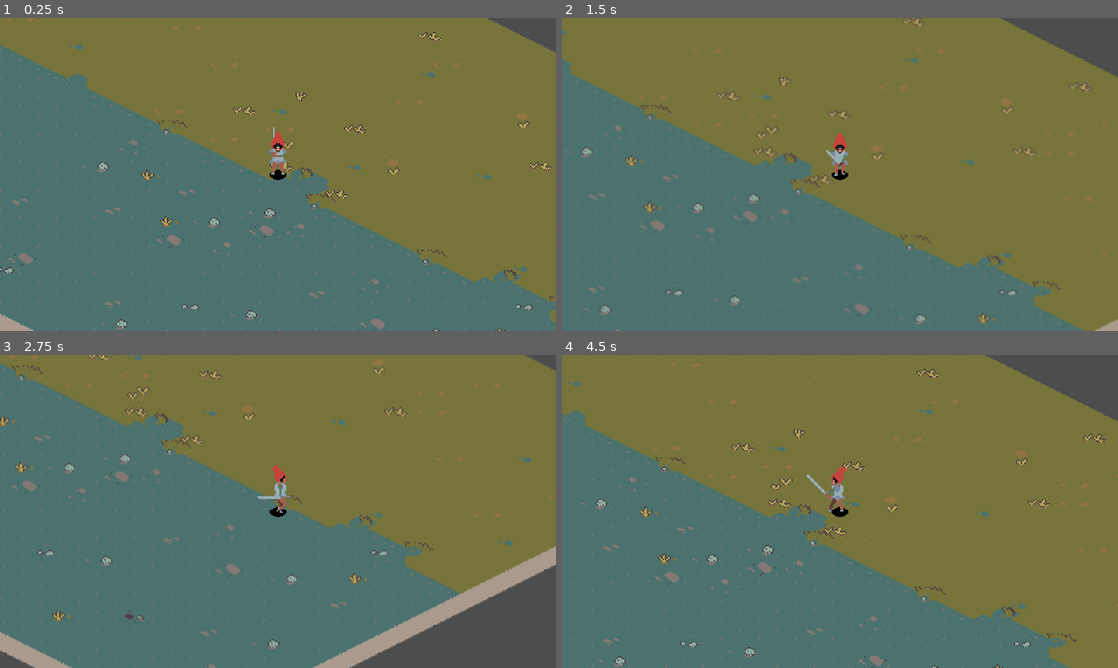
Above: before the commit, frames 1-4 (two rows, left to right).
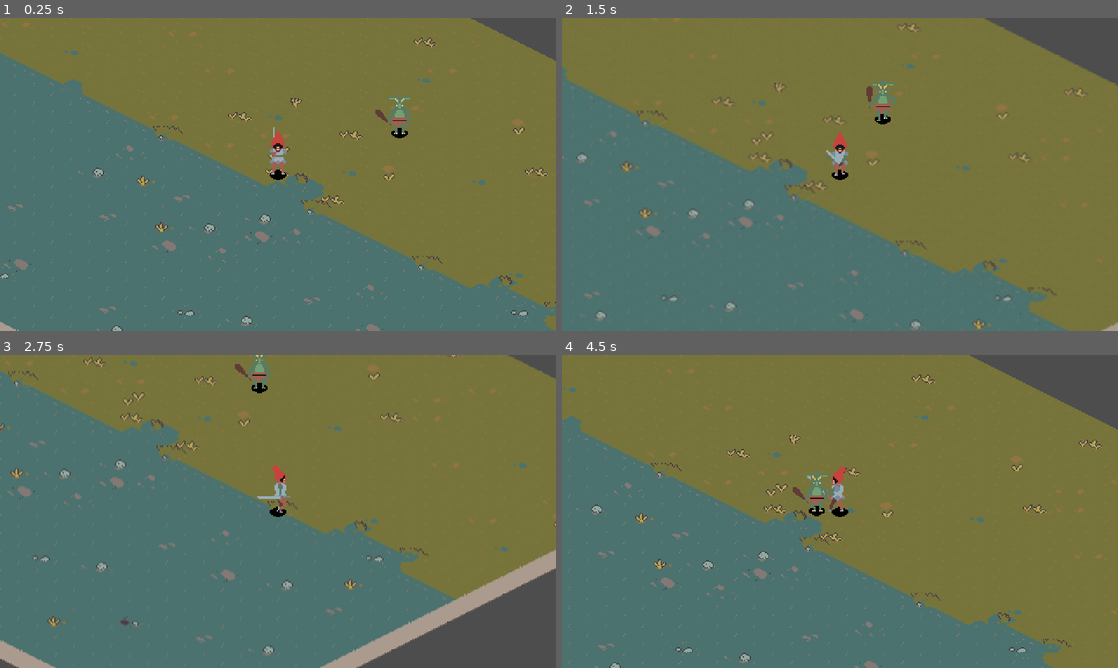
Above: after the commit, the same moments.

Repository: BadDimensions/shining-iso
Game: Godot game, scene res://main_game_scene.tscn
The game is run twice, just before and just after one commit, with the same random seed, the same clock (stepped at 60 frames per second) and the same inputs.
Inputs:
- Up to frame 1 (0.25 s): no input
- Up to frame 2 (1.5 s): hold Right (right) 0.53-1.28 s; hold Z (attack) 0.53-1.28 s; hold Down (down) from 1.28 s (still down); tap Z (attack) at 1.35 s
- Up to frame 3 (2.75 s): release Down (down) at 2.03 s; hold Right (right) from 2.03 s (still down); hold Z (attack) from 2.03 s (still down)
- Up to frame 4 (4.5 s): release Right (right) at 2.78 s; release Z (attack) at 2.78 s; hold Up (up) 2.78-3.53 s; tap Z (attack) at 2.85, 4.35 s; hold Z (attack) 3.53-4.28 s; hold Left (left) from 3.53 s (still down)

The runs differ from the first frame. In frame 1, 9.1% of the frame differs, in the area x 0-100%, y 0-100%; in frame 2, 6.7%; in frame 3, 8.2%; in frame 4, 9.3%.

Commit message:
goblin

Diff:
--- /dev/null
+++ b/enemies/gorblin.gd
@@ -0,0 +1,94 @@
+class_name Enemy extends CharacterBody2D
+
+signal direction_changed(new_direction : Vector2)
+signal enemy_damaged
+signal enemy_destroyed
+
+const DIR_8 = [
+	Vector2(1, 0),    # right
+	Vector2(1, 1),    # down-right
+	Vector2(0, 1),    # down
+	Vector2(-1, 1),   # down-left
+	Vector2(-1, 0),   # left
+	Vector2(-1, -1),  # up-left
+	Vector2(0, -1),   # up
+	Vector2(1, -1)    # up-right
+]
+
+@export var hp : int = 3
+
+var cardinal_direction : Vector2 = Vector2.DOWN
+var direction : Vector2 = Vector2.ZERO
+var last_direction: Vector2 = Vector2.DOWN
+var player : Player
+var invulnerable : bool = false
+
+@onready var animation_player: AnimationPlayer = $AnimationPlayer
+@onready var sprite_2d: Sprite2D = $Sprite2D
+@onready var hitbox: Hitbox = $Hitbox
+@onready var enemy_state_machine: Node = $EnemyStateMachine
+
+
+
+func _ready() -> void:
+	enemy_state_machine.Initialize(self)
+	player = PlayerManager.player
+	hitbox.Damaged.connect(_take_damage)
+	pass # Replace with function body.
+
+
+
+func _physics_process(delta):
+	move_and_slide()
+	SetDirection()
+
+
+func SetDirection() -> void:
+	if direction.length() > 0.1:
+		last_direction = direction
+		return
+
+
+	var anim_dir = AnimDirection()
+
+	# Flip only for side animation
+	if direction.x != 0:
+		sprite_2d.scale.x = -1 if direction.x < 0 else 1
+	else:
+		sprite_2d.scale.x = 1
+	# Update cardinal direction (if you still need it)
+	if abs(direction.x) > abs(direction.y):
+		cardinal_direction = Vector2.RIGHT if direction.x > 0 else Vector2.LEFT
+	else:
+		cardinal_direction = Vector2.DOWN if direction.y > 0 else Vector2.UP
+
+	direction_changed.emit(cardinal_direction)
+
+func UpdateAnimation(state : String) -> void:
+	animation_player.play( state + "_" + AnimDirection())
+
+func AnimDirection() -> String:
+	var dir = direction
+	if dir.length() < 0.1:
+		dir = last_direction
+
+	if dir.y < 0 and abs(dir.x) < 0.5:
+		return "up"
+	elif dir.y > 0 and abs(dir.x) < 0.5:
+		return "down"
+	elif dir.y < 0:
+		return "diagonal_up"
+	elif dir.y > 0:
+		return "diagonal_down"
+	else:
+		return "side"
+
+
+func _take_damage( damage : int) -> void:
+	if invulnerable == true:
+		return
+	hp -= damage
+	if hp > 0:
+		enemy_damaged.emit()
+	else:
+		enemy_destroyed.emit()
--- /dev/null
+++ b/enemies/gorblin.tscn
@@ -0,0 +1,453 @@
+[gd_scene format=3 uid="uid://dw73j2t5sd1wp"]
+
+[ext_resource type="Script" uid="uid://la0qinddc0ln" path="res://enemies/gorblin.gd" id="1_3q6jj"]
+[ext_resource type="Texture2D" uid="uid://cw7qlm5bnagy8" path="res://sprite_sheets/gorblin.png" id="1_04rfj"]
+[ext_resource type="Texture2D" uid="uid://bia2s1khi1ec4" path="res://enemies/shadow.png" id="2_xvj7g"]
+[ext_resource type="Script" uid="uid://bkv5sfdd4ugal" path="res://scripts/hurtbox.gd" id="3_g6mnb"]
+[ext_resource type="Script" uid="uid://dyt4d0uibscpl" path="res://enemies/states/EnemyStateMachine.gd" id="4_mkrqk"]
+[ext_resource type="Script" uid="uid://dwv7neum3vd4c" path="res://scripts/hitbox.gd" id="4_xvj7g"]
+[ext_resource type="Script" uid="uid://ccv78enamkswl" path="res://enemies/states/Enemy_State_Idle.gd" id="5_mkrqk"]
+[ext_resource type="Script" uid="uid://dgfy6oawlfbs3" path="res://enemies/states/Enemy_State_Wander.gd" id="6_tu330"]
+[ext_resource type="Script" uid="uid://cogak2qixmfiv" path="res://enemies/states/Enemy_State_Stun.gd" id="7_x10xp"]
+[ext_resource type="Script" uid="uid://6x8vt3tgtqjf" path="res://enemies/states/Enemy_State_Destroy.gd" id="8_irknb"]
+
+[sub_resource type="CapsuleShape2D" id="CapsuleShape2D_04rfj"]
+radius = 12.0
+height = 36.0
+
+[sub_resource type="Animation" id="Animation_irknb"]
+length = 0.001
+tracks/0/type = "value"
+tracks/0/imported = false
+tracks/0/enabled = true
+tracks/0/path = NodePath("Sprite2D:frame")
+tracks/0/interp = 1
+tracks/0/loop_wrap = true
+tracks/0/keys = {
+"times": PackedFloat32Array(0),
+"transitions": PackedFloat32Array(1),
+"update": 1,
+"values": [0]
+}
+
+[sub_resource type="Animation" id="Animation_7bg2j"]
+resource_name = "attack_diagonal_down"
+length = 0.2
+tracks/0/type = "value"
+tracks/0/imported = false
+tracks/0/enabled = true
+tracks/0/path = NodePath("Sprite2D:frame")
+tracks/0/interp = 1
+tracks/0/loop_wrap = true
+tracks/0/keys = {
+"times": PackedFloat32Array(0, 0.10000001, 0.2),
+"transitions": PackedFloat32Array(1, 1, 1),
+"update": 1,
+"values": [43, 44, 45]
+}
+
+[sub_resource type="Animation" id="Animation_rrthw"]
+resource_name = "attack_diagonal_up"
+length = 0.2
+tracks/0/type = "value"
+tracks/0/imported = false
+tracks/0/enabled = true
+tracks/0/path = NodePath("Sprite2D:frame")
+tracks/0/interp = 1
+tracks/0/loop_wrap = true
+tracks/0/keys = {
+"times": PackedFloat32Array(0, 0.10000001, 0.2),
+"transitions": PackedFloat32Array(1, 1, 1),
+"update": 1,
+"values": [49, 50, 51]
+}
+
+[sub_resource type="Animation" id="Animation_ffrfj"]
+resource_name = "attack_down"
+length = 0.2
+tracks/0/type = "value"
+tracks/0/imported = false
+tracks/0/enabled = true
+tracks/0/path = NodePath("Sprite2D:frame")
+tracks/0/interp = 1
+tracks/0/loop_wrap = true
+tracks/0/keys = {
+"times": PackedFloat32Array(0, 0.10000001, 0.2),
+"transitions": PackedFloat32Array(1, 1, 1),
+"update": 1,
+"values": [40, 41, 42]
+}
+
+[sub_resource type="Animation" id="Animation_ka85s"]
+resource_name = "attack_side"
+length = 0.2
+tracks/0/type = "value"
+tracks/0/imported = false
+tracks/0/enabled = true
+tracks/0/path = NodePath("Sprite2D:frame")
+tracks/0/interp = 1
+tracks/0/loop_wrap = true
+tracks/0/keys = {
+"times": PackedFloat32Array(0, 0.10000001, 0.2),
+"transitions": PackedFloat32Array(1, 1, 1),
+"update": 1,
+"values": [46, 47, 48]
+}
+
+[sub_resource type="Animation" id="Animation_28eho"]
+resource_name = "attack_up"
+length = 0.2
+tracks/0/type = "value"
+tracks/0/imported = false
+tracks/0/enabled = true
+tracks/0/path = NodePath("Sprite2D:frame")
+tracks/0/interp = 1
+tracks/0/loop_wrap = true
+tracks/0/keys = {
+"times": PackedFloat32Array(0, 0.10000001, 0.2),
+"transitions": PackedFloat32Array(1, 1, 1),
+"update": 1,
+"values": [52, 53, 54]
+}
+
+[sub_resource type="Animation" id="Animation_knksa"]
+resource_name = "destroy"
+
+[sub_resource type="Animation" id="Animation_h1spn"]
+resource_name = "idle_diagonal_down"
+length = 0.2
+loop_mode = 2
+tracks/0/type = "value"
+tracks/0/imported = false
+tracks/0/enabled = true
+tracks/0/path = NodePath("Sprite2D:frame")
+tracks/0/interp = 1
+tracks/0/loop_wrap = true
+tracks/0/keys = {
+"times": PackedFloat32Array(0, 0.10000001, 0.2),
+"transitions": PackedFloat32Array(1, 1, 1),
+"update": 1,
+"values": [3, 4, 5]
+}
+
+[sub_resource type="Animation" id="Animation_k0yaw"]
+resource_name = "idle_diagonal_up"
+length = 0.2
+loop_mode = 2
+tracks/0/type = "value"
+tracks/0/imported = false
+tracks/0/enabled = true
+tracks/0/path = NodePath("Sprite2D:frame")
+tracks/0/interp = 1
+tracks/0/loop_wrap = true
+tracks/0/keys = {
+"times": PackedFloat32Array(0, 0.10000001, 0.2),
+"transitions": PackedFloat32Array(1, 1, 1),
+"update": 1,
+"values": [9, 10, 11]
+}
+
+[sub_resource type="Animation" id="Animation_i4ur1"]
+resource_name = "idle_down"
+length = 0.2
+loop_mode = 2
+tracks/0/type = "value"
+tracks/0/imported = false
+tracks/0/enabled = true
+tracks/0/path = NodePath("Sprite2D:frame")
+tracks/0/interp = 1
+tracks/0/loop_wrap = true
+tracks/0/keys = {
+"times": PackedFloat32Array(0, 0.10000001, 0.2),
+"transitions": PackedFloat32Array(1, 1, 1),
+"update": 1,
+"values": [0, 1, 2]
+}
+
+[sub_resource type="Animation" id="Animation_yt0y1"]
+resource_name = "idle_side"
+length = 0.2
+loop_mode = 2
+tracks/0/type = "value"
+tracks/0/imported = false
+tracks/0/enabled = true
+tracks/0/path = NodePath("Sprite2D:frame")
+tracks/0/interp = 1
+tracks/0/loop_wrap = true
+tracks/0/keys = {
+"times": PackedFloat32Array(0, 0.10000001, 0.2),
+"transitions": PackedFloat32Array(1, 1, 1),
+"update": 1,
+"values": [6, 7, 8]
+}
+
+[sub_resource type="Animation" id="Animation_mgyyi"]
+resource_name = "idle_up"
+length = 0.2
+loop_mode = 2
+tracks/0/type = "value"
+tracks/0/imported = false
+tracks/0/enabled = true
+tracks/0/path = NodePath("Sprite2D:frame")
+tracks/0/interp = 1
+tracks/0/loop_wrap = true
+tracks/0/keys = {
+"times": PackedFloat32Array(0, 0.10000001, 0.2),
+"transitions": PackedFloat32Array(1, 1, 1),
+"update": 1,
+"values": [12, 13, 14]
+}
+
+[sub_resource type="Animation" id="Animation_br7mo"]
+resource_name = "stun_diagonal_down"
+length = 0.1
+tracks/0/type = "value"
+tracks/0/imported = false
+tracks/0/enabled = true
+tracks/0/path = NodePath("Sprite2D:frame")
+tracks/0/interp = 1
+tracks/0/loop_wrap = true
+tracks/0/keys = {
+"times": PackedFloat32Array(0),
+"transitions": PackedFloat32Array(1),
+"update": 1,
+"values": [56]
+}
+
+[sub_resource type="Animation" id="Animation_nbrnj"]
+resource_name = "stun_diagonal_up"
+length = 0.1
+tracks/0/type = "value"
+tracks/0/imported = false
+tracks/0/enabled = true
+tracks/0/path = NodePath("Sprite2D:frame")
+tracks/0/interp = 1
+tracks/0/loop_wrap = true
+tracks/0/keys = {
+"times": PackedFloat32Array(0),
+"transitions": PackedFloat32Array(1),
+"update": 1,
+"values": [58]
+}
+
+[sub_resource type="Animation" id="Animation_frn8x"]
+resource_name = "stun_down"
+length = 0.1
+tracks/0/type = "value"
+tracks/0/imported = false
+tracks/0/enabled = true
+tracks/0/path = NodePath("Sprite2D:frame")
+tracks/0/interp = 1
+tracks/0/loop_wrap = true
+tracks/0/keys = {
+"times": PackedFloat32Array(0),
+"transitions": PackedFloat32Array(1),
+"update": 1,
+"values": [55]
+}
+
+[sub_resource type="Animation" id="Animation_b7jjh"]
+resource_name = "stun_side"
+length = 0.1
+tracks/0/type = "value"
+tracks/0/imported = false
+tracks/0/enabled = true
+tracks/0/path = NodePath("Sprite2D:frame")
+tracks/0/interp = 1
+tracks/0/loop_wrap = true
+tracks/0/keys = {
+"times": PackedFloat32Array(0),
+"transitions": PackedFloat32Array(1),
+"update": 1,
+"values": [57]
+}
+
+[sub_resource type="Animation" id="Animation_pax3l"]
+resource_name = "stun_up"
+length = 0.1
+tracks/0/type = "value"
+tracks/0/imported = false
+tracks/0/enabled = true
+tracks/0/path = NodePath("Sprite2D:frame")
+tracks/0/interp = 1
+tracks/0/loop_wrap = true
+tracks/0/keys = {
+"times": PackedFloat32Array(0),
+"transitions": PackedFloat32Array(1),
+"update": 1,
+"values": [59]
+}
+
+[sub_resource type="Animation" id="Animation_2l3cw"]
+resource_name = "walk_diagonal_down"
+length = 0.5
+loop_mode = 1
+tracks/0/type = "value"
+tracks/0/imported = false
+tracks/0/enabled = true
+tracks/0/path = NodePath("Sprite2D:frame")
+tracks/0/interp = 1
+tracks/0/loop_wrap = true
+tracks/0/keys = {
+"times": PackedFloat32Array(0, 0.10000001, 0.20000002, 0.3, 0.40000004, 0.5),
+"transitions": PackedFloat32Array(1, 1, 1, 1, 1, 1),
+"update": 1,
+"values": [20, 21, 22, 23, 24, 20]
+}
+
+[sub_resource type="Animation" id="Animation_o5r6g"]
+resource_name = "walk_diagonal_up"
+length = 0.5
+loop_mode = 1
+tracks/0/type = "value"
+tracks/0/imported = false
+tracks/0/enabled = true
+tracks/0/path = NodePath("Sprite2D:frame")
+tracks/0/interp = 1
+tracks/0/loop_wrap = true
+tracks/0/keys = {
+"times": PackedFloat32Array(0, 0.10000001, 0.20000002, 0.3, 0.40000004, 0.5),
+"transitions": PackedFloat32Array(1, 1, 1, 1, 1, 1),
+"update": 1,
+"values": [30, 31, 32, 33, 34, 30]
+}
+
+[sub_resource type="Animation" id="Animation_54x7j"]
+resource_name = "walk_down"
+length = 0.5
+loop_mode = 1
+tracks/0/type = "value"
+tracks/0/imported = false
+tracks/0/enabled = true
+tracks/0/path = NodePath("Sprite2D:frame")
+tracks/0/interp = 1
+tracks/0/loop_wrap = true
+tracks/0/keys = {
+"times": PackedFloat32Array(0, 0.10000001, 0.20000002, 0.3, 0.40000004, 0.5),
+"transitions": PackedFloat32Array(1, 1, 1, 1, 1, 1),
+"update": 1,
+"values": [15, 16, 17, 18, 19, 15]
+}
+
+[sub_resource type="Animation" id="Animation_ev405"]
+resource_name = "walk_side"
+length = 0.5
+loop_mode = 1
+tracks/0/type = "value"
+tracks/0/imported = false
+tracks/0/enabled = true
+tracks/0/path = NodePath("Sprite2D:frame")
+tracks/0/interp = 1
+tracks/0/loop_wrap = true
+tracks/0/keys = {
+"times": PackedFloat32Array(0, 0.10000001, 0.20000002, 0.3, 0.40000004, 0.5),
+"transitions": PackedFloat32Array(1, 1, 1, 1, 1, 1),
+"update": 1,
+"values": [25, 26, 27, 28, 29, 25]
+}
+
+[sub_resource type="Animation" id="Animation_ruu43"]
+resource_name = "walk_up"
+length = 0.5
+loop_mode = 1
+tracks/0/type = "value"
+tracks/0/imported = false
+tracks/0/enabled = true
+tracks/0/path = NodePath("Sprite2D:frame")
+tracks/0/interp = 1
+tracks/0/loop_wrap = true
+tracks/0/keys = {
+"times": PackedFloat32Array(0, 0.10000001, 0.20000002, 0.3, 0.40000004, 0.5),
+"transitions": PackedFloat32Array(1, 1, 1, 1, 1, 1),
+"update": 1,
+"values": [35, 36, 37, 38, 39, 39]
+}
+
+[sub_resource type="AnimationLibrary" id="AnimationLibrary_3qvaj"]
+_data = {
+&"RESET": SubResource("Animation_irknb"),
+&"attack_diagonal_down": SubResource("Animation_7bg2j"),
+&"attack_diagonal_up": SubResource("Animation_rrthw"),
+&"attack_down": SubResource("Animation_ffrfj"),
+&"attack_side": SubResource("Animation_ka85s"),
+&"attack_up": SubResource("Animation_28eho"),
+&"destroy": SubResource("Animation_knksa"),
+&"idle_diagonal_down": SubResource("Animation_h1spn"),
+&"idle_diagonal_up": SubResource("Animation_k0yaw"),
+&"idle_down": SubResource("Animation_i4ur1"),
+&"idle_side": SubResource("Animation_yt0y1"),
+&"idle_up": SubResource("Animation_mgyyi"),
+&"stun_diagonal_down": SubResource("Animation_br7mo"),
+&"stun_diagonal_up": SubResource("Animation_nbrnj"),
+&"stun_down": SubResource("Animation_frn8x"),
+&"stun_side": SubResource("Animation_b7jjh"),
+&"stun_up": SubResource("Animation_pax3l"),
+&"walk_diagonal_down": SubResource("Animation_2l3cw"),
+&"walk_diagonal_up": SubResource("Animation_o5r6g"),
+&"walk_down": SubResource("Animation_54x7j"),
+&"walk_side": SubResource("Animation_ev405"),
+&"walk_up": SubResource("Animation_ruu43")
+}
+
+[sub_resource type="CapsuleShape2D" id="CapsuleShape2D_irknb"]
+radius = 12.0
+height = 36.0
+
+[sub_resource type="CircleShape2D" id="CircleShape2D_irknb"]
+
+[node name="gorblin" type="CharacterBody2D" unique_id=720483896]
+collision_layer = 256
+script = ExtResource("1_3q6jj")
+
+[node name="Sprite2D" type="Sprite2D" parent="." unique_id=279699007]
+texture_filter = 1
+texture = ExtResource("1_04rfj")
+hframes = 60
+
+[node name="shadow" type="Sprite2D" parent="Sprite2D" unique_id=455903570]
+show_behind_parent = true
+position = Vector2(32, 1)
+texture = ExtResource("2_xvj7g")
+
+[node name="CollisionShape2D" type="CollisionShape2D" parent="." unique_id=1315272181]
+position = Vector2(0, 11)
+shape = SubResource("CapsuleShape2D_04rfj")
+
+[node name="AnimationPlayer" type="AnimationPlayer" parent="." unique_id=1155982547]
+libraries/ = SubResource("AnimationLibrary_3qvaj")
+
+[node name="EnemyStateMachine" type="Node" parent="." unique_id=1086348308]
+script = ExtResource("4_mkrqk")
+
+[node name="Idle" type="Node" parent="EnemyStateMachine" unique_id=1183297188 node_paths=PackedStringArray("after_idle_state")]
+script = ExtResource("5_mkrqk")
+after_idle_state = NodePath("../Wander")
+
+[node name="Wander" type="Node" parent="EnemyStateMachine" unique_id=412334847 node_paths=PackedStringArray("next_state")]
+script = ExtResource("6_tu330")
+next_state = NodePath("../Idle")
+
+[node name="Stun" type="Node" parent="EnemyStateMachine" unique_id=512521232 node_paths=PackedStringArray("next_state")]
+script = ExtResource("7_x10xp")
+next_state = NodePath("../Idle")
+
+[node name="Destroy" type="Node" parent="EnemyStateMachine" unique_id=2143461096]
+script = ExtResource("8_irknb")
+
+[node name="Hurtbox" type="Area2D" parent="." unique_id=67094015]
+script = ExtResource("3_g6mnb")
+metadata/_custom_type_script = "uid://bkv5sfdd4ugal"
+
+[node name="CollisionShape2D" type="CollisionShape2D" parent="Hurtbox" unique_id=1532234385]
+position = Vector2(0, 11)
+shape = SubResource("CapsuleShape2D_irknb")
+debug_color = Color(0, 0.6, 0, 0.41960785)
+
+[node name="Hitbox" type="Area2D" parent="." unique_id=1401919094]
+script = ExtResource("4_xvj7g")
+metadata/_custom_type_script = "uid://dwv7neum3vd4c"
+
+[node name="CollisionShape2D" type="CollisionShape2D" parent="Hitbox" unique_id=1554509353]
+position = Vector2(0, 29)
+shape = SubResource("CircleShape2D_irknb")
+debug_color = Color(0.9764706, 0, 0, 0.41960785)
--- /dev/null
+++ b/enemies/states/EnemyStateMachine.gd
@@ -0,0 +1,49 @@
+class_name EnemyStateMachine extends Node
+
+var states : Array [EnemyState]
+var prev_state : EnemyState
+var current_state : EnemyState
+# Called when the node enters the scene tree for the first time.
+
+func _ready():
+	process_mode = Node.PROCESS_MODE_DISABLED
+	pass # Replace with function body.
+
+
+# Called every frame. 'delta' is the elapsed time since the previous frame.
+func _process(delta):
+	ChangeState(current_state.Process(delta))
+	pass
+
+func _physics_process(delta):
+	ChangeState(current_state.Physics(delta))
+	pass
+
+func Initialize(_enemy : Enemy ) -> void:
+		states = []
+
+		for c in get_children():
+			if c is EnemyState:
+				states.append(c)
+
+		for s in states:
+			s.enemy = _enemy
+			s.state_machine = self
+			s.init()
+
+		if states.size() > 0:
+			ChangeState( states[0])
+			process_mode = Node.PROCESS_MODE_INHERIT
+
+func ChangeState(new_state: EnemyState) -> void:
+	if new_state == null || new_state == current_state:
+		return
+
+	if current_state:
+		current_state.Exit()
+
+	prev_state = current_state
+	current_state = new_state
+	current_state.Enter()
+
+	print (current_state)
--- /dev/null
+++ b/enemies/states/Enemy_State.gd
@@ -0,0 +1,22 @@
+class_name EnemyState extends Node
+
+var enemy : Enemy
+var state_machine : EnemyStateMachine
+
+func init() -> void:
+	pass
+
+func _ready():
+	pass # Replace with function body.
+
+func Enter() -> void:
+	pass
+
+func Exit() -> void:
+	pass
+
+func Process(_delta: float) -> EnemyState:
+	return null
+
+func Physics(_delta: float) -> EnemyState:
+	return null
--- /dev/null
+++ b/enemies/states/Enemy_State_Destroy.gd
@@ -0,0 +1,36 @@
+class_name EnemyStateDestroy extends EnemyState
+
+@export var anim_name : String = "destroy"
+@export var knockback_speed : float = 200.0
+@export var decelerate_speed : float = 10.0
+@export_category ("AI")
+
+var direction : Vector2
+var animation_finished : bool = false
+
+func init() -> void:
+	enemy.enemy_destroyed.connect(on_enemy_destroyed)
+	pass
+
+func _ready():
+	pass # Replace with function body.
+
+func Enter() -> void:
+	enemy.invulnerable = true
+	direction = enemy.global_position.direction_to(enemy.player.global_position)
+	enemy.set_direction(direction)
+	enemy.velocity = direction * -knockback_speed
+	enemy.update_animation(anim_name)
+	pass
+
+func Process(_delta: float) -> EnemyState:
+	return null
+
+func Physics(_delta: float) -> EnemyState:
+	return null
+
+func on_enemy_destroyed() -> void:
+	state_machine.ChangeState(self)
+
+func on_animation_finished():
+	enemy.queue_free()
--- /dev/null
+++ b/enemies/states/Enemy_State_Idle.gd
@@ -0,0 +1,33 @@
+class_name EnemyStateIdle extends EnemyState
+
+@export var anim_name : String = "idle"
+@export_category ("AI")
+@export var state_duration_min : float = 0.5
+@export var state_duration_max : float = 1.5
+@export var after_idle_state : EnemyState
+
+var timer : float = 0.0
+
+func init() -> void:
+	pass
+
+func _ready():
+	pass # Replace with function body.
+
+func Enter() -> void:
+	enemy.velocity = Vector2.ZERO
+	timer = randi_range(state_duration_min, state_duration_max)
+	enemy.UpdateAnimation(anim_name)
+	pass
+
+func Exit() -> void:
+	pass
+
+func Process(_delta: float) -> EnemyState:
+	timer -= _delta
+	if timer < 0:
+		return after_idle_state
+	return null
+
+func Physics(_delta: float) -> EnemyState:
+	return null
--- /dev/null
+++ b/enemies/states/Enemy_State_Stun.gd
@@ -0,0 +1,45 @@
+class_name EnemyStateStun extends EnemyState
+
+@export var anim_name : String = "stun"
+@export var knockback_speed : float = 200.0
+@export var decelerate_speed : float = 10.0
+@export_category ("AI")
+@export var next_state : EnemyState
+var direction : Vector2
+var animation_finished : bool = false
+
+func init() -> void:
+	enemy.enemy_damaged.connect(on_enemy_damaged)
+	pass
+
+func _ready():
+	pass # Replace with function body.
+
+func Enter() -> void:
+	enemy.invulnerable = true
+	animation_finished = false
+	direction = enemy.global_position.direction_to(enemy.player.global_position)
+	enemy.SetDirection()
+	enemy.velocity = direction * -knockback_speed
+	enemy.UpdateAnimation(anim_name)
+	enemy.animation_player.animation_finished.connect(on_animation_finished)
+	pass
+
+func Exit() -> void:
+	enemy.invulnerable = false
+	pass
+
+func Process(_delta: float) -> EnemyState:
+	if animation_finished == true:
+		return next_state
+		enemy.velocity -= enemy.velocity * decelerate_speed * _delta
+	return null
+
+func Physics(_delta: float) -> EnemyState:
+	return null
+
+func on_enemy_damaged() -> void:
+	state_machine.ChangeState(self)
+
+func on_animation_finished(I_a : String) -> void:
+	animation_finished = true
--- /dev/null
+++ b/enemies/states/Enemy_State_Wander.gd
@@ -0,0 +1,42 @@
+class_name EnemyStateWander extends EnemyState
+
+@export var anim_name : String = "walk"
+@export var wander_speed : float = 20.0
+
+@export_category ("AI")
+@export var state_animation_duration : float = 0.5
+@export var state_cycles_min : int = 1
+@export var state_cycles_max : int = 3
+@export var next_state : EnemyState
+
+var timer : float = 0.0
+var direction : Vector2
+
+func init() -> void:
+	pass
+
+func _ready():
+	pass # Replace with function body.
+
+func Enter() -> void:
+	timer = randi_range(state_cycles_min, state_cycles_max) * state_animation_duration
+	direction = enemy.DIR_8.pick_random().normalized()
+	enemy.SetDirection()
+	enemy.velocity = direction * wander_speed
+	enemy.UpdateAnimation(anim_name)
+	pass
+
+func Exit() -> void:
+	pass
+
+func Process(_delta: float) -> EnemyState:
+	timer -= _delta
+	if timer < 0:
+		return next_state
+	return null
+
+func Physics(delta: float) -> EnemyState:
+	enemy.velocity = direction * wander_speed
+	enemy.SetDirection()
+	enemy.UpdateAnimation(anim_name)
+	return null
--- a/main_game_scene.tscn
+++ b/main_game_scene.tscn
@@ -2,10 +2,14 @@
 
 [ext_resource type="PackedScene" uid="uid://r0b15rh5qfai" path="res://tiles.tscn" id="2_qmwpp"]
 [ext_resource type="PackedScene" uid="uid://bvaer7dv3d5bi" path="res://player/kurt.tscn" id="2_wpvyo"]
+[ext_resource type="PackedScene" uid="uid://dw73j2t5sd1wp" path="res://enemies/gorblin.tscn" id="3_wpvyo"]
 
 [node name="MainScene" type="Node2D" unique_id=1269264465]
 
+[node name="TileMapLayer" parent="." unique_id=1616239644 instance=ExtResource("2_qmwpp")]
+
 [node name="player" parent="." unique_id=437297442 instance=ExtResource("2_wpvyo")]
-position = Vector2(-3, 7)
+position = Vector2(1, 2)
 
-[node name="TileMapLayer" parent="." unique_id=1616239644 instance=ExtResource("2_qmwpp")]
+[node name="gorblin" parent="." unique_id=720483896 instance=ExtResource("3_wpvyo")]
+position = Vector2(112, -48)
--- a/player/kurt.tscn
+++ b/player/kurt.tscn
@@ -410,7 +410,6 @@
 height = 38.0
 
 [node name="player" type="CharacterBody2D" unique_id=437297442]
-z_index = 1
 collision_mask = 16
 motion_mode = 1
 wall_min_slide_angle = 0.17453292
@@ -428,6 +427,8 @@
 texture = ExtResource("3_fsvws")
 
 [node name="AttackHurtbox" type="Area2D" parent="Sprite2D" unique_id=951409074]
+collision_layer = 0
+collision_mask = 256
 script = ExtResource("3_v57gg")
 metadata/_custom_type_script = "uid://bkv5sfdd4ugal"
 
Not shown, added: enemies/gorblin.gd.uid
Binary file added: enemies/shadow.png
Not shown, added: enemies/shadow.png.import
Not shown, added: enemies/states/EnemyStateMachine.gd.uid
Not shown, added: enemies/states/Enemy_State.gd.uid
Not shown, added: enemies/states/Enemy_State_Destroy.gd.uid
Not shown, added: enemies/states/Enemy_State_Idle.gd.uid
Not shown, added: enemies/states/Enemy_State_Stun.gd.uid
Not shown, added: enemies/states/Enemy_State_Wander.gd.uid
Not shown, added: sprite_sheets/gorblin.png.import
